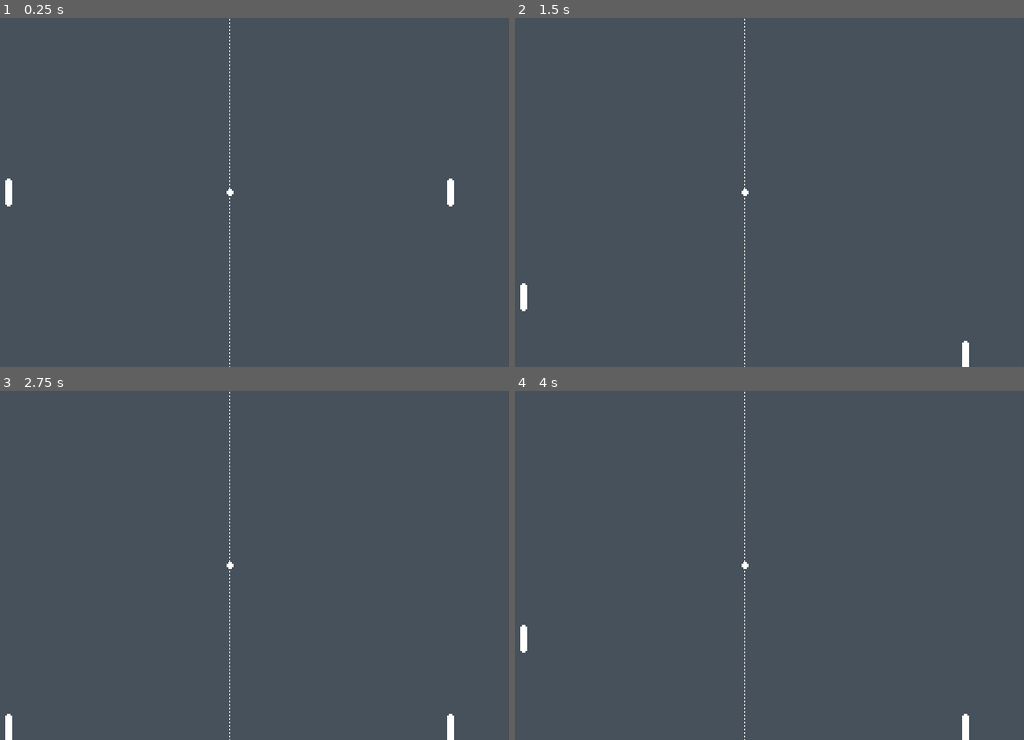
Above: before the commit, frames 1-4 (two rows, left to right).
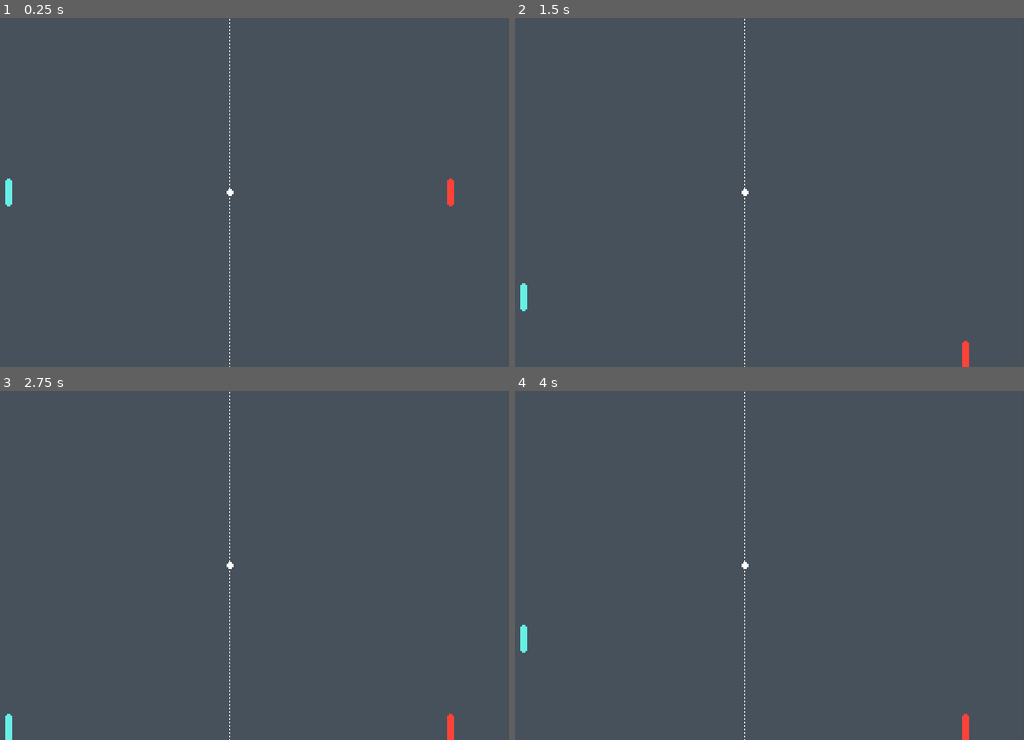
Above: after the commit, the same moments.

Repository: LMem001/Pong
Game: Godot game, scene res://scenes/pong.tscn
Two runs of this game, one before a commit and one after it. Both use one fixed random seed, a clock stepped at 60 frames per second and the inputs below.
Inputs:
- Up to frame 1 (0.25 s): no input
- Up to frame 2 (1.5 s): tap Enter at 0.5 s; hold Down (right_moves_down) 0.53-1.28 s; hold S (left_moves_down) from 1.28 s (still down)
- Up to frame 3 (2.75 s): tap Space at 2 s; release S (left_moves_down) at 2.03 s; hold Down (right_moves_down) from 2.03 s (still down)
- Up to frame 4 (4 s): tap Enter at 2.75 s; release Down (right_moves_down) at 2.78 s; hold W (left_moves_up) 2.78-3.53 s; hold S (left_moves_down) from 3.53 s (still down)

The runs differ from the first frame. In frame 1, 0.2% of the frame differs, in the area x 1-90%, y 46-54%; in frame 2, 0.2%; in frame 3, 0.2%; in frame 4, 0.2%.

Commit message:
Recolored players

Diff:
--- a/pong/scenes/player1.tscn
+++ b/pong/scenes/player1.tscn
@@ -10,6 +10,7 @@
 script = ExtResource("1_1mksl")
 
 [node name="Paddle" parent="." instance=ExtResource("1_pqv56")]
+modulate = Color(0.404155, 0.933659, 0.899376, 1)
 
 [node name="Collision" type="CollisionShape2D" parent="."]
 unique_name_in_owner = true
--- a/pong/scenes/player_2.tscn
+++ b/pong/scenes/player_2.tscn
@@ -6,5 +6,8 @@
 [node name="Player2" instance=ExtResource("1_ksnt6")]
 script = ExtResource("2_qp06h")
 
+[node name="Paddle" parent="." index="0"]
+modulate = Color(0.992082, 0.257295, 0.22556, 1)
+
 [node name="Collision" parent="." index="1"]
 position = Vector2(-1, 0)
